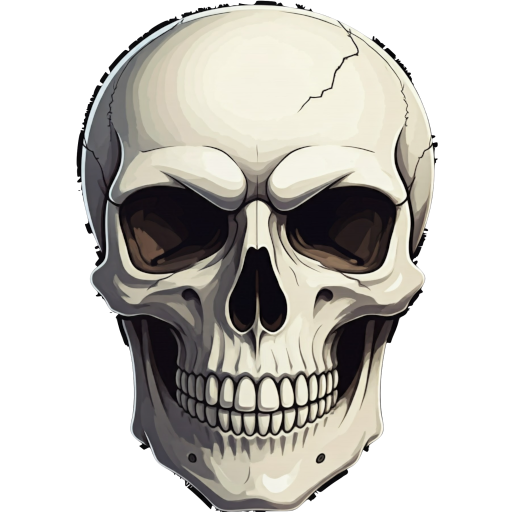
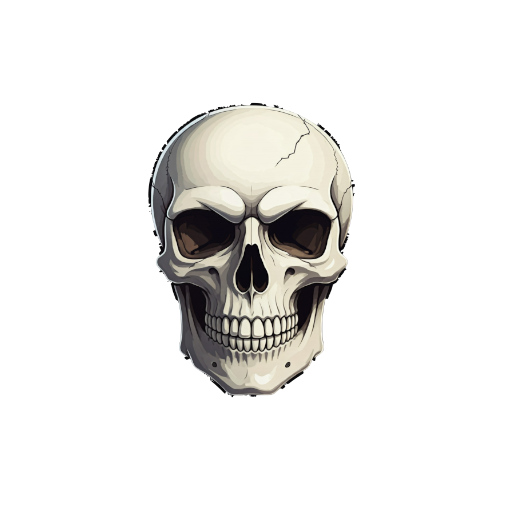
Comparing the layer stacks of the two (512, 512) images. Changes:
painted on "Pasted Layer" over box(76, 0, 438, 512)
